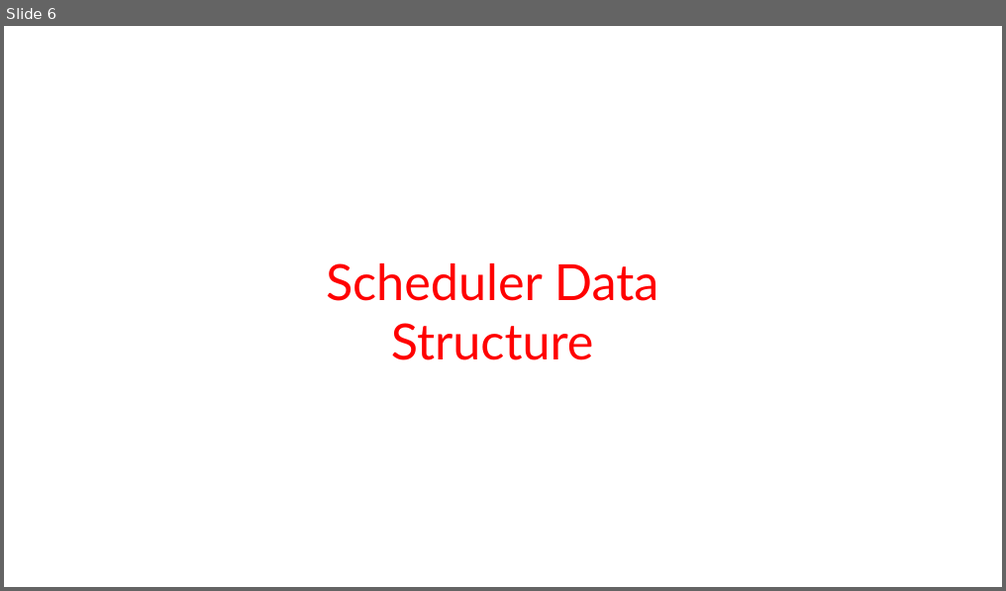
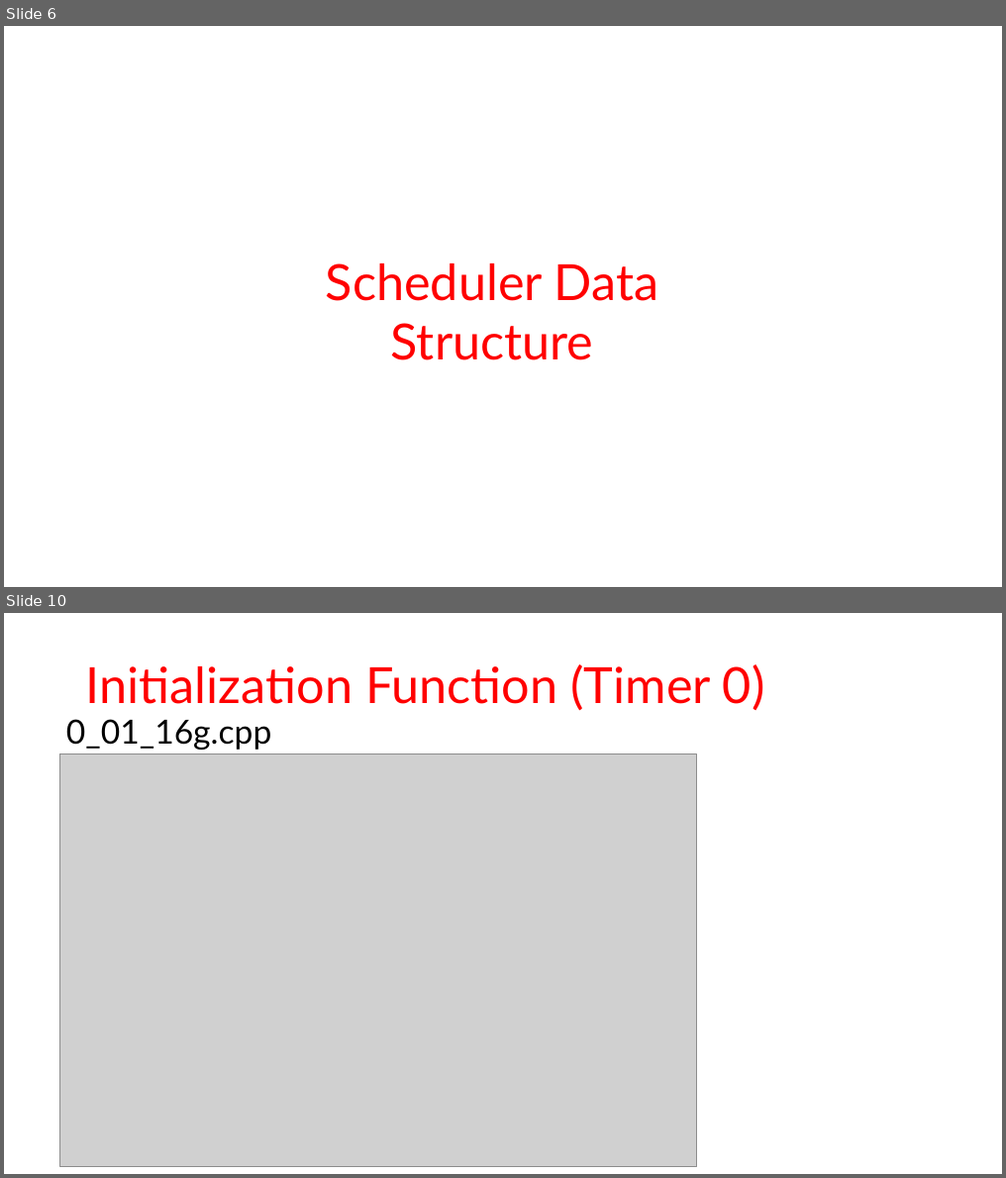
Before and after one commit to Mohamed-h-Gamil/adv_emb_hw1_cooperativeSchedularForArduinoUno, a slide deck: presentation/A Flexible Schedular for Single-Processor Embedded systems for Arduino UNO.pptx. Shown one above the other, each under a label of ours: slide 6 before the commit, slides 6 and 10 after it; the slides between them are not shown. The pictures are 1006x591 and 1006x1178 pixels, drawn with LibreOffice and Linux fonts; fonts in the diff are those of the drawing; grey boxes stand for pictures; background and template pictures are left out. Boxes give left, top, right and bottom in pixels: in the first picture for what was removed or moved away, otherwise in the second. Text is boxed around its words. In the diff, an @@ line names an element or a change of style, - is before the commit and + after.

```diff
--- a/presentation/A Flexible Schedular for Single-Processor Embedded systems for Arduino UNO.pptx
+++ b/presentation/A Flexible Schedular for Single-Processor Embedded systems for Arduino UNO.pptx
@@ slide 10 added at [4,613,1002,1174], background picture (left out) @@
@@ text added at [86,664,765,711], 48 pt, text #FF0000 @@
+Initialization Function (Timer 0)
@@ text added at [66,719,271,750], 32 pt, text #000000 @@
+0_01_16g.cpp
@@ picture added at [60,755,697,1167] @@
```
Also in this commit, not shown: 2 slides changed, 6 other slides added.
